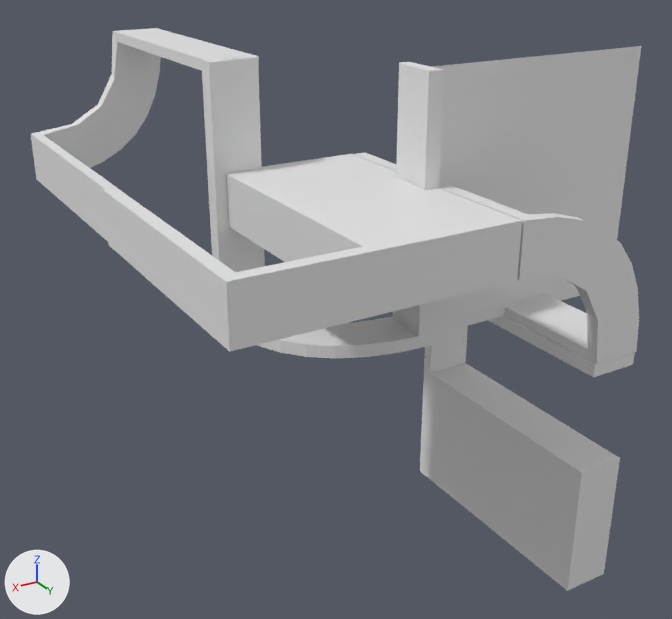
Two versions of the OBJ model data/bmc/SET_4W2C/t_114.obj, one commit apart.
One viewpoint serves both versions: a camera (50 mm lens) standing at (0.955, 1.533, 0.741) and looking at (0.034, -0.001, -0.026). The axes (+X, +Y, +Z) are drawn at lower left. The lights are the same throughout. Where no turn or scale is listed for an object, it has been applied to the vertices.

In view in the first picture: 't_114'.
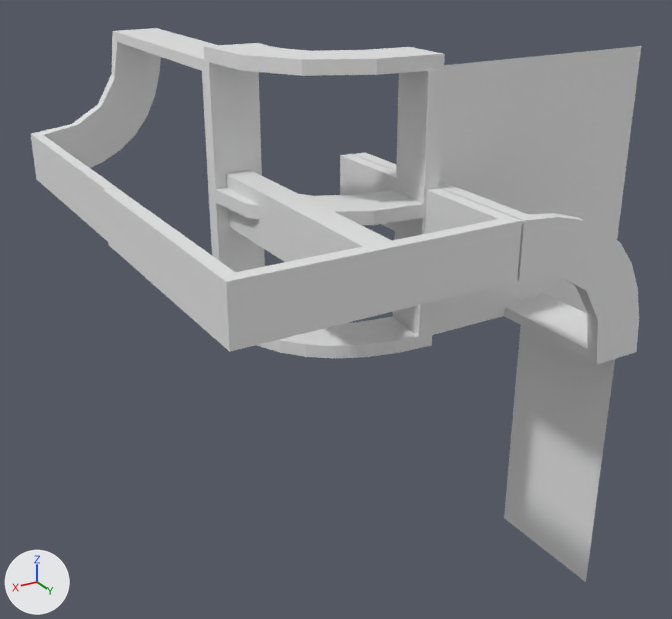
Boxes [x1, y1, x2, y2] around the edits, measured in the pictures (672 x 619 px):
't_114', reshaped
    before: [31, 28, 641, 591]
    after: [31, 28, 641, 582]
part 1 of me_t_114, deleted
    before: [420, 316, 635, 591]
part 2 of me_t_114, built on
    both: [31, 28, 522, 352]
part 3 of me_t_114, added
    after: [504, 296, 615, 582]

What the commit changed:
me_t_114 is used by ob_t_114; location (0.0, 0.0, 0.0).
Verts and faces of me_t_114; kept vertices keep their numbers, new ones are numbered from 192.
Before the commit, vertices of me_t_114: 87 (-0.5, 0.25, 0.0).
me_t_114 had 192 vertices, 378 faces and spanned x -0.5..0.5, y -0.5..0.5, z -0.5..0.501.
me_t_114 now has 343 vertices, 667 faces and spans x -0.5..0.5, y -0.5..0.5, z -0.5..0.525.
me_t_114 part 1: the loose piece of 28 vertices spanning x -0.3..-0.2, y 0.0..0.5, z -0.5..0.0 is deleted.
Part 2, on me_t_114:
103 faces are deleted.
1 vertex moves within x 0.2, y 0.007, z 0.5.
89 vertices are added at x 0.0..0.5, y -0.25..0.475, z 0.2..0.525.
8 new vertices lie (0.0, 0.0, -0.05) away from vertices in x 0.0..0.5, y 0.0, z 0.3..0.301.
8 new vertices lie (0.0, 0.119, -0.025) away from vertices in x 0.025..0.475, y 0.0, z 0.25..0.3.
12 new vertices lie (0.0, 0.119, 0.0) away from vertices in x 0.025..0.475, y 0.0..0.119, z 0.225..0.275.
12 new vertices lie (0.0, 0.0, 0.025) away from vertices in x 0.0..0.475, y 0.007..0.286, z 0.225..0.5.
7 new vertices lie (0.0, 0.125, -0.025) away from vertices in x 0.0..0.5, y -0.25..0.0, z 0.25..0.301.
9 new vertices lie (0.0, 0.125, 0.0) away from vertices in x 0.0..0.5, y 0.0..0.125, z 0.225..0.275.
12 new vertices lie (0.0, 0.0, -0.025) away from vertices in x 0.0..0.5, y -0.25..0.25, z 0.225..0.301.
5 new vertices lie (0.0, 0.025, 0.0) away from vertices in x 0.0..0.375, y 0.236..0.475, z 0.2..0.3.
6 new vertices lie (0.0, 0.118, 0.0) away from vertices in x 0.222..0.473, y -0.237, z 0.227..0.478.
6 new vertices lie (0.0, 0.0, 0.119) away from vertices in x 0.023..0.274, y 0.009..0.26, z 0.262.
450 new faces join them.
Part 3, on me_t_114:
New vertex 365 is at (-0.5, 0.25, -0.5).
New vertex 366 is at (-0.25, 0.5, 0.0), pixel (615, 358).
New vertex 367 is at (-0.25, 0.25, 0.0).
New vertex 368 is at (-0.25, 0.5, -0.5), pixel (585, 582).
New vertex 369 is at (-0.25, 0.25, -0.5), pixel (504, 518).
New faces: (87, 365, 367), (365, 369, 367), (366, 368, 367), (367, 368, 369).
